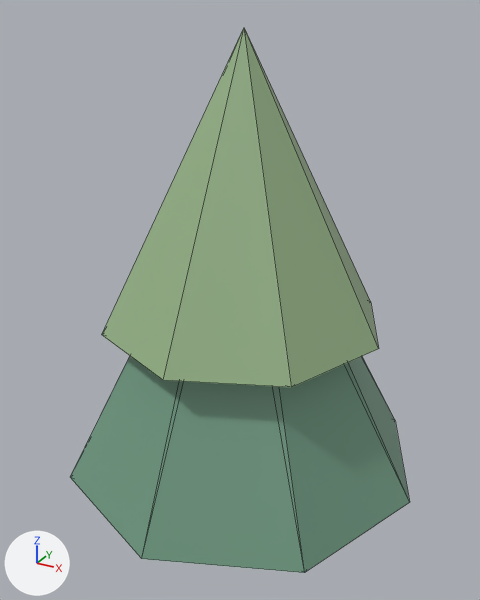
The glTF model public/models/pine.glb as it was, and as the next commit left it.
Rendered twice from a 50 mm camera at (2.57, -4.74, 4.93) aimed at (-0.06, 0.04, 2.54). The axes (+X, +Y, +Z) are drawn at lower left. The lights are the same throughout. The first picture is the older version. Mesh edges are drawn as thin lines. Where no turn or scale is listed for an object, it has been applied to the vertices.

The older version as bpy lines, for what is in view:
```python
mat_pine = principled_material('Pine')
mat_pine.base_color = (0.16, 0.32, 0.22)  # green #6f9981
mat_pine.roughness = 0.4
mat_pinetips = principled_material('PineTips')
mat_pinetips.base_color = (0.31, 0.46, 0.25)  # greyish green #97b589
mat_pinetips.roughness = 0.4
me_cone_001 = bpy.data.meshes.new('Cone.001')
me_cone_001.from_pydata(...)  # an 8-sided cut cone along z (radius 1.65 at the low end, 0.15 at the high end) spanning x -1.65..1.65, y -1.65..1.65, z -1.4..1.4
me_cone_001.materials.append(mat_pine)  # green #6f9981
me_cone_002 = bpy.data.meshes.new('Cone.002')
me_cone_002.from_pydata(...)  # an 8-sided cone pointing to +z spanning x -1.25..1.25, y -1.25..1.25, z -1.2..1.2
me_cone_002.materials.append(mat_pinetips)  # greyish green #97b589
ob_cone_001 = bpy.data.objects.new('Cone.001', me_cone_001)
ob_cone_001.location = (0.0, 0.0, 2.4)
ob_cone_002 = bpy.data.objects.new('Cone.002', me_cone_002)
ob_cone_002.location = (0.0, 0.0, 3.6)
```
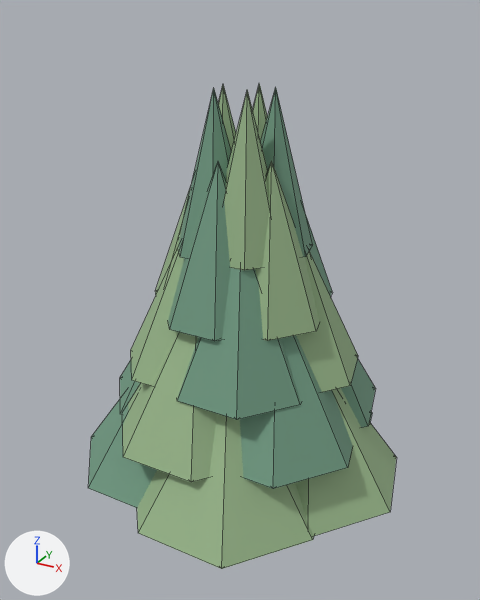
Not visible in the pictures: 'Detail pine branch.001'.

Where the change shows, as pixel boxes (x1, y1, x2, y2) in the pictures (480 x 600 px):
'Cone.002', deleted
    before: (102, 28, 379, 387)
'Cone.001', deleted (green)
    before: (70, 356, 410, 573)
'Detail pine branch.004', added
    after: (137, 414, 314, 569)
'Detail pine branch.013', added (green)
    after: (177, 268, 301, 420)
'Detail pine branch.009', added (green)
    after: (240, 335, 353, 489)
'Detail pine branch.008', added
    after: (123, 332, 217, 482)
'Detail pine branch', added
    after: (296, 388, 397, 536)
'Detail pine branch.017', added (green)
    after: (168, 162, 231, 341)
'Detail pine branch.018', added
    after: (255, 161, 320, 341)
'Detail pine branch.022', added
    after: (224, 90, 270, 270)
'Detail pine branch.014', added
    after: (296, 251, 358, 392)
'Detail pine branch.003', now drawn (green)
    after: (88, 382, 157, 508)
'Detail pine branch.012', added
    after: (131, 247, 184, 386)
'Detail pine branch.021', added (green)
    after: (178, 89, 231, 259)
'Detail pine branch.023', added (green)
    after: (261, 88, 312, 257)
'Detail pine branch.005', now drawn (green)
    after: (341, 358, 376, 428)
'Detail pine branch.007', now drawn (green)
    after: (120, 360, 139, 414)
'Detail pine branch.020', added
    after: (218, 85, 236, 152)
'Detail pine branch.016', now drawn
    after: (155, 187, 191, 294)
'Detail pine branch.024', now drawn
    after: (253, 83, 268, 142)
'Detail pine branch.019', added
    after: (306, 216, 332, 297)

Diff of the bpy script that builds the scene:
```diff
--- a/public/models/pine.glb.py
+++ b/public/models/pine.glb.py
@@ mat_pine @@
 mat_pine.base_color = (0.16, 0.32, 0.22)  # green #6f9981
-mat_pine.roughness = 0.4
+mat_pine.roughness = 0.72
@@ mat_pinetips @@
 mat_pinetips.base_color = (0.31, 0.46, 0.25)  # greyish green #97b589
-mat_pinetips.roughness = 0.4
+mat_pinetips.roughness = 0.72
@@ ob_cone_001 @@
-ob_cone_001 = bpy.data.objects.new('Cone.001', me_cone_001)
@@ ob_cone_002 @@
-ob_cone_002 = bpy.data.objects.new('Cone.002', me_cone_002)
@@ ob_detail_pine_branch_023 @@
+ob_detail_pine_branch_023 = bpy.data.objects.new('Detail pine branch.023', me_cone_027)  # a 7-sided cone pointing to +z spanning x -0.341..0.341, y -0.315..0.35, z -0.65..0.65; in mat_pine (green #6f9981)
+ob_detail_pine_branch_023.location = (0.24, 0.071, 3.73)
@@ ob_detail_pine_branch_022 @@
+ob_detail_pine_branch_022 = bpy.data.objects.new('Detail pine branch.022', me_cone_026)  # a 7-sided cone pointing to +z spanning x -0.341..0.341, y -0.315..0.35, z -0.65..0.65; in mat_pinetips (greyish green #97b589)
+ob_detail_pine_branch_022.location = (0.141, -0.206, 3.73)
@@ ob_detail_pine_branch_021 @@
+ob_detail_pine_branch_021 = bpy.data.objects.new('Detail pine branch.021', me_cone_027.copy())
+ob_detail_pine_branch_021.location = (-0.152, -0.198, 3.73)
@@ ob_detail_pine_branch_020 @@
+ob_detail_pine_branch_020 = bpy.data.objects.new('Detail pine branch.020', me_cone_024)  # a 7-sided cone pointing to +z spanning x -0.341..0.341, y -0.315..0.35, z -0.65..0.65; in mat_pinetips (greyish green #97b589)
+ob_detail_pine_branch_020.location = (-0.236, 0.084, 3.73)
@@ ob_detail_pine_branch_019 @@
+ob_detail_pine_branch_019 = bpy.data.objects.new('Detail pine branch.019', me_cone_023)  # a 7-sided cone pointing to +z spanning x -0.478..0.478, y -0.441..0.49, z -0.65..0.65; in mat_pine (green #6f9981)
+ob_detail_pine_branch_019.location = (0.233, 0.261, 3.21)
@@ ob_detail_pine_branch_018 @@
+ob_detail_pine_branch_018 = bpy.data.objects.new('Detail pine branch.018', me_cone_022)  # a 7-sided cone pointing to +z spanning x -0.478..0.478, y -0.441..0.49, z -0.65..0.65; in mat_pinetips (greyish green #97b589)
+ob_detail_pine_branch_018.location = (0.321, -0.141, 3.21)
@@ ob_detail_pine_branch_017 @@
+ob_detail_pine_branch_017 = bpy.data.objects.new('Detail pine branch.017', me_cone_023.copy())
+ob_detail_pine_branch_017.location = (-0.035, -0.348, 3.21)
@@ ob_detail_pine_branch_014 @@
+ob_detail_pine_branch_014 = bpy.data.objects.new('Detail pine branch.014', me_cone_018)  # a 7-sided cone pointing to +z spanning x -0.614..0.614, y -0.568..0.63, z -0.65..0.65; in mat_pinetips (greyish green #97b589)
+ob_detail_pine_branch_014.location = (0.445, 0.064, 2.69)
@@ ob_detail_pine_branch_013 @@
+ob_detail_pine_branch_013 = bpy.data.objects.new('Detail pine branch.013', me_cone_017)  # a 7-sided cone pointing to +z spanning x -0.614..0.614, y -0.568..0.63, z -0.65..0.65; in mat_pine (green #6f9981)
+ob_detail_pine_branch_013.location = (0.199, -0.404, 2.69)
@@ ob_detail_pine_branch_012 @@
+ob_detail_pine_branch_012 = bpy.data.objects.new('Detail pine branch.012', me_cone_018.copy())
+ob_detail_pine_branch_012.location = (-0.323, -0.314, 2.69)
@@ ob_detail_pine_branch_009 @@
+ob_detail_pine_branch_009 = bpy.data.objects.new('Detail pine branch.009', me_cone_013)  # a 7-sided cone pointing to +z spanning x -0.75..0.75, y -0.69..0.77, z -0.65..0.65; in mat_pine (green #6f9981)
+ob_detail_pine_branch_009.location = (0.467, -0.291, 2.17)
@@ ob_detail_pine_branch_008 @@
+ob_detail_pine_branch_008 = bpy.data.objects.new('Detail pine branch.008', me_cone_012)  # a 7-sided cone pointing to +z spanning x -0.75..0.75, y -0.69..0.77, z -0.65..0.65; in mat_pinetips (greyish green #97b589)
+ob_detail_pine_branch_008.location = (-0.132, -0.534, 2.17)
@@ ob_detail_pine_branch_004 @@
+ob_detail_pine_branch_004 = bpy.data.objects.new('Detail pine branch.004', me_cone_008)  # a 7-sided cone pointing to +z spanning x -0.89..0.89, y -0.82..0.91, z -0.65..0.65; in mat_pinetips (greyish green #97b589)
+ob_detail_pine_branch_004.location = (0.201, -0.618, 1.65)
@@ ob_detail_pine_branch_001 @@
+ob_detail_pine_branch_001 = bpy.data.objects.new('Detail pine branch.001', me_cone_005)  # a 7-sided cone pointing to +z spanning x -0.89..0.89, y -0.82..0.91, z -0.65..0.65; in mat_pine (green #6f9981)
+ob_detail_pine_branch_001.location = (0.201, 0.618, 1.65)
@@ ob_detail_pine_branch @@
+ob_detail_pine_branch = bpy.data.objects.new('Detail pine branch', me_cone_008.copy())
+ob_detail_pine_branch.location = (0.65, 0.0, 1.65)
```
